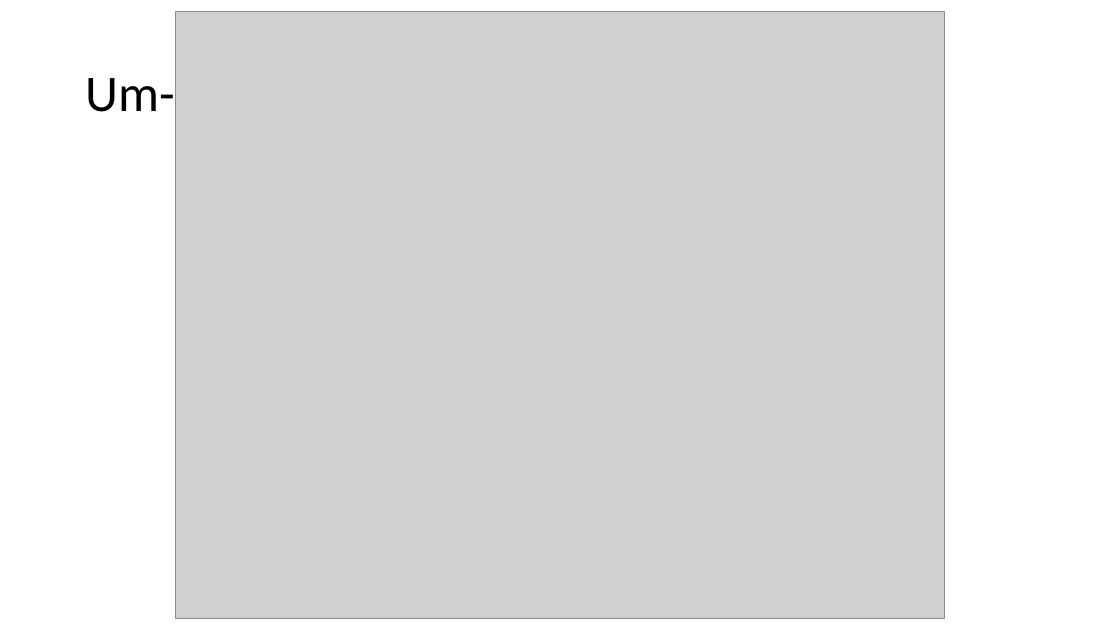
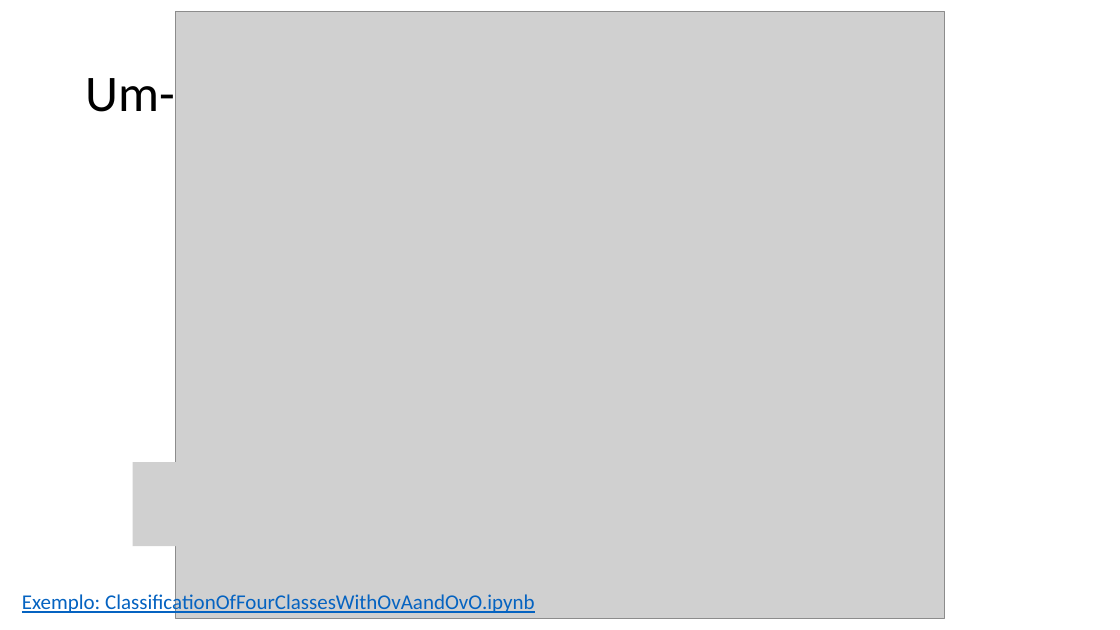
Before and after one commit to zz4fap/t320_aprendizado_de_maquina, a slide deck: slide 7 of slides/T320_Classificação (Parte IV).pptx. Drawn at 1120x630 pixels with LibreOffice and Linux fonts; fonts in the diff are those of the drawing; grey boxes stand for pictures. Boxes give left, top, right and bottom in pixels: in the first picture for what was removed or moved away, otherwise in the second. Text is boxed around its words. In the diff, an @@ line names an element or a change of style, - is before the commit and + after.

```diff
--- a/slides/T320_Classificação (Parte IV).pptx
+++ b/slides/T320_Classificação (Parte IV).pptx
@@ picture added at bbox=[133, 462, 350, 546] @@
@@ text added at bbox=[22, 592, 534, 616], 18 pt, text #0563C1, underline @@
+Exemplo: ClassificationOfFourClassesWithOvAandOvO.ipynb
```
Also in this commit, not shown: 4 other slides changed, 3 other files.
